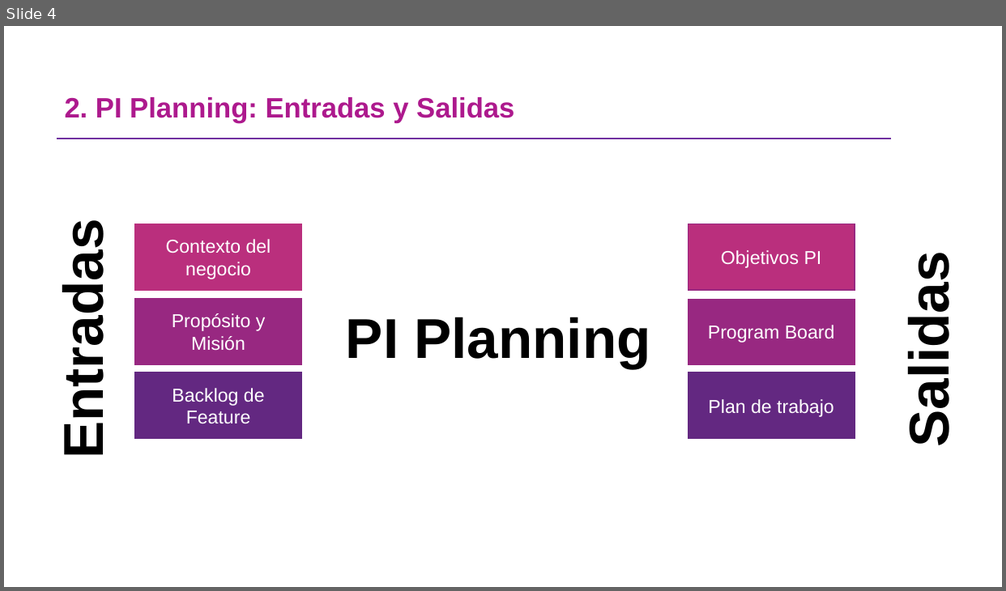
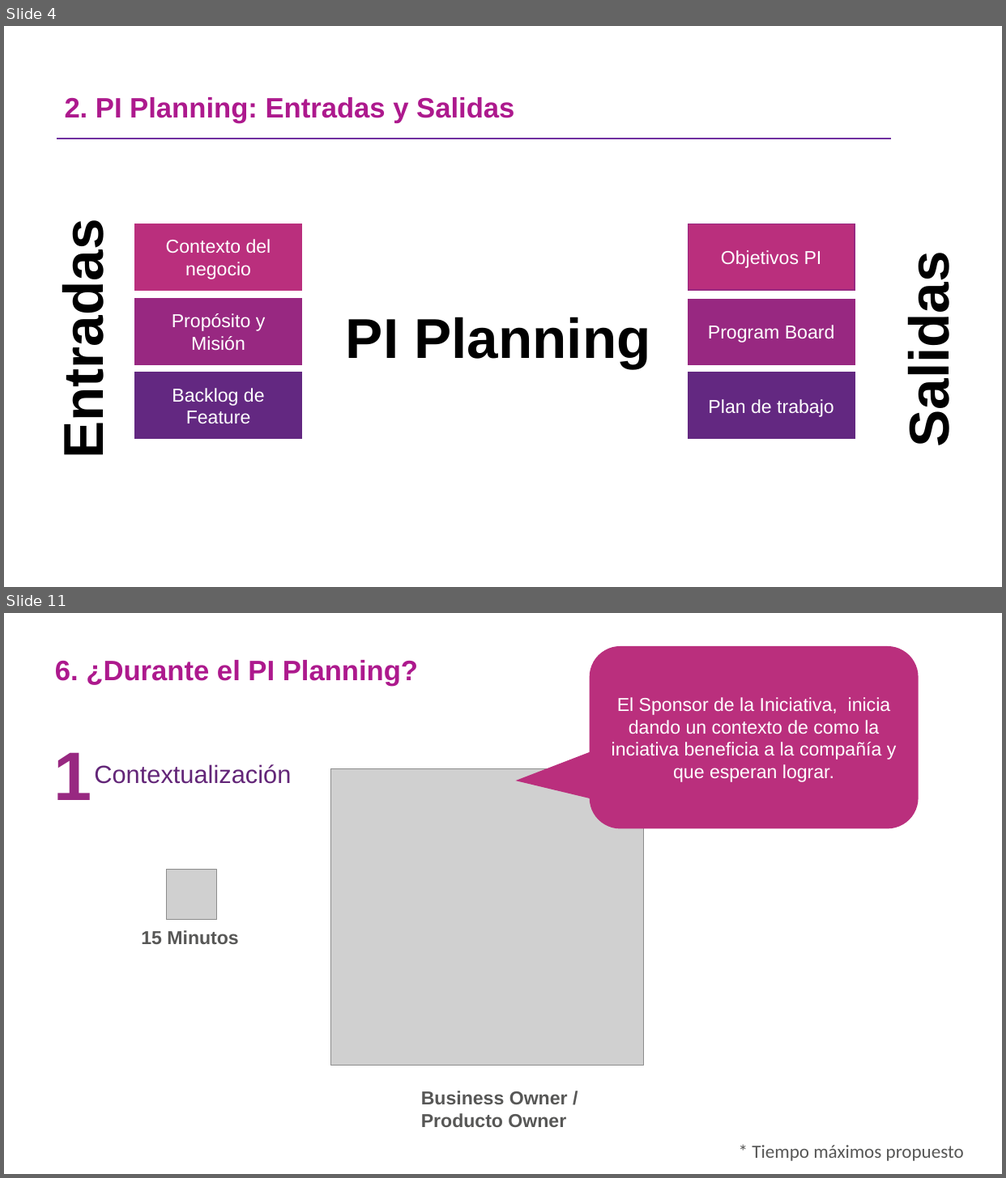
Before and after one commit to omesan/Agile, a slide deck: Stefanini/Stefanini.Clientes/Stefanini.Cliente.Experian/Guia PIPlanning _ExperianV1.0.pptx. Shown one above the other, each under a label of ours: slide 4 before the commit, slides 4 and 11 after it; the slides between them are not shown. The pictures are 1006x591 and 1006x1178 pixels, drawn with LibreOffice and Linux fonts; fonts in the diff are those of the drawing; grey boxes stand for pictures; background and template pictures are left out. Boxes give left, top, right and bottom in pixels: in the first picture for what was removed or moved away, otherwise in the second. Text is boxed around its words. In the diff, an @@ line names an element or a change of style, - is before the commit and + after.

```diff
--- a/Stefanini/Stefanini.Clientes/Stefanini.Cliente.Experian/Guia PIPlanning _ExperianV1.0.pptx
+++ b/Stefanini/Stefanini.Clientes/Stefanini.Cliente.Experian/Guia PIPlanning _ExperianV1.0.pptx
@@ slide 11 added at box(4, 613, 1002, 1174), background #FFFFFF @@
@@ text added at box(55, 660, 418, 686), 27 pt, text #AD198D, bold @@
+6. ¿Durante el PI Planning?
@@ rounded speech box added at box(590, 647, 918, 828), fill #BA2F7D, outline #BA2F7D 1 pt, 18 pt, text #FFFFFF @@
+El Sponsor de la Iniciativa, inicia dando un contexto de como la inciativa beneficia a la compañía y que esperan lograr.
@@ text added at box(53, 752, 91, 800), 66 pt, text #982881, bold @@
+1
@@ text added at box(94, 764, 291, 784), 24 pt, text #632678 @@
+Contextualización
@@ picture added at box(331, 769, 644, 1066) @@
@@ picture added at box(167, 870, 216, 920) @@
@@ text added at box(141, 931, 238, 944), 18 pt, text #575756, bold @@
+15 Minutos
@@ text added at box(421, 1091, 568, 1127), 18 pt, text #575756, bold @@
+Business Owner / Producto Owner
@@ text added at box(752, 1145, 964, 1161), 18 pt, text #575756 @@
+* Tiempo máximos propuesto
```
Also in this commit, not shown: 10 slides changed, 8 other slides added, 2 slides removed, 15 other files.
